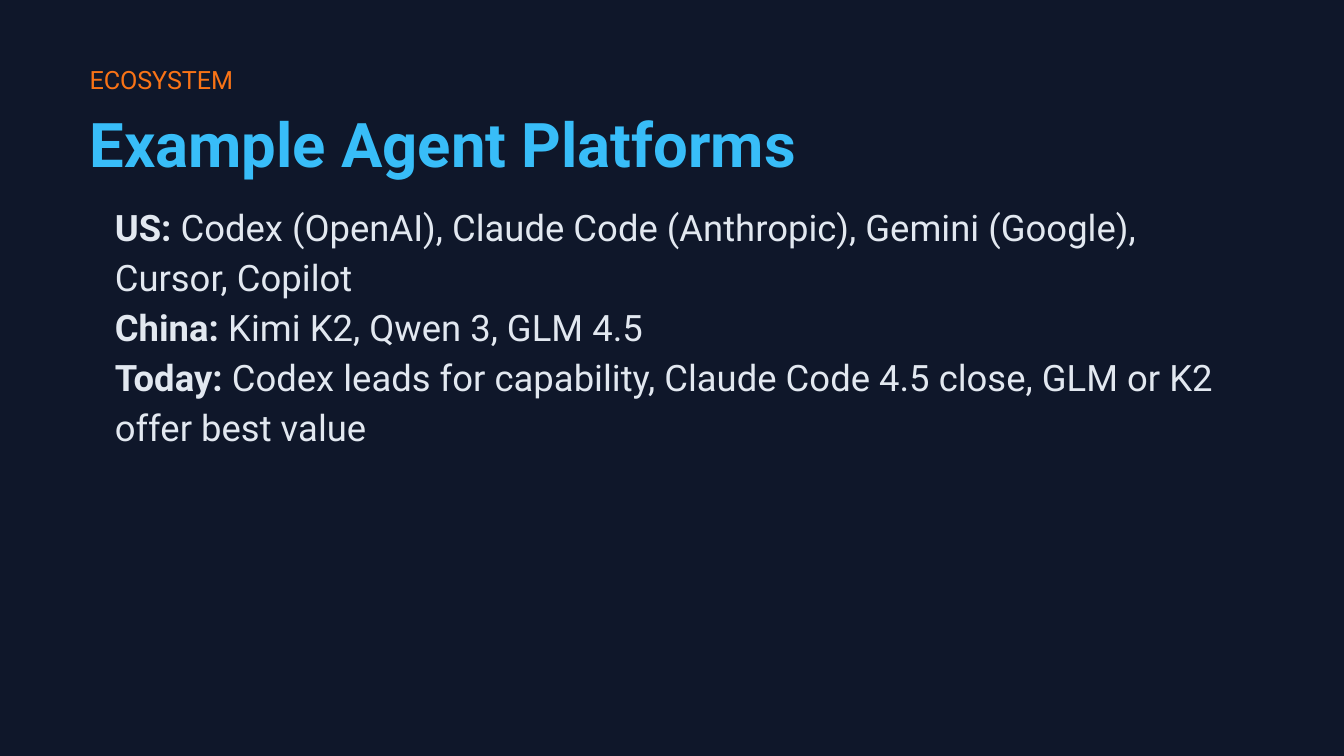
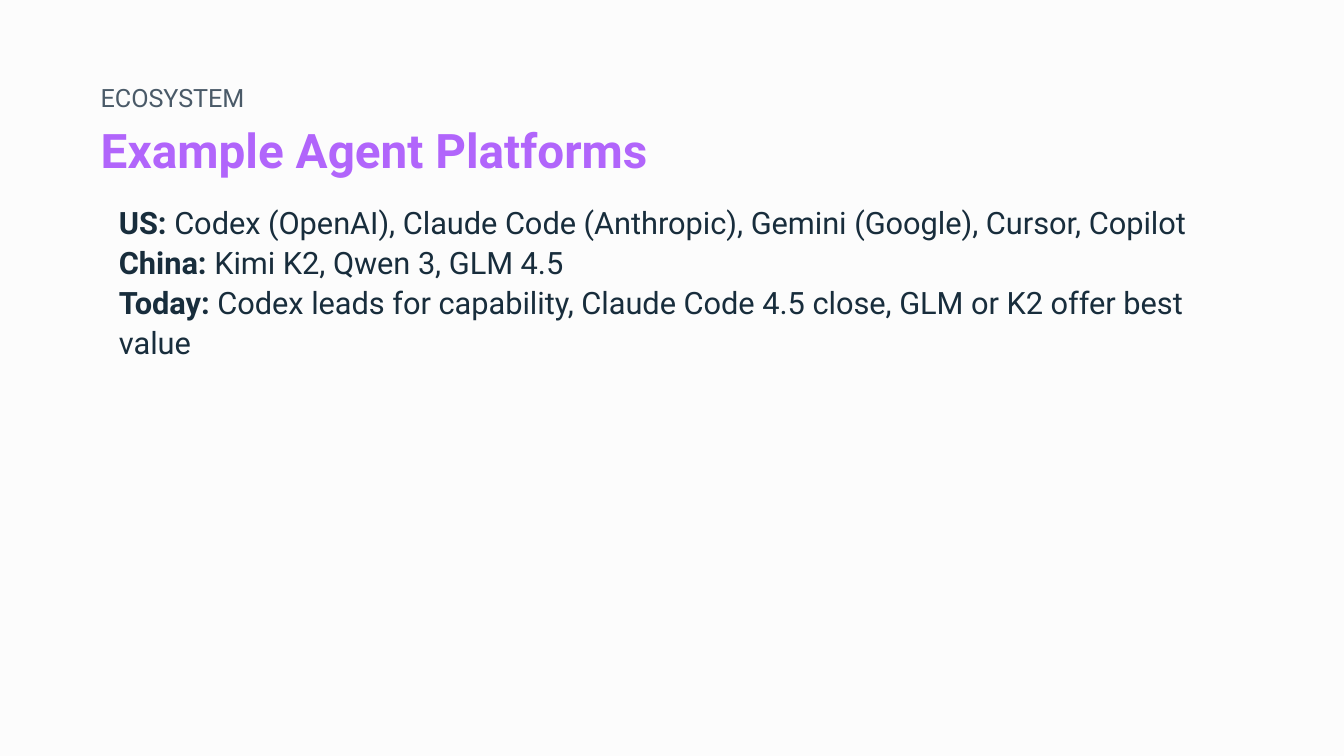
Before and after one commit to shanelindsay/agentic-r, a slide deck: slide 7 of slides-new/Agentic-AI-Agent-Talk.pptx. Drawn at 1344x756 pixels with LibreOffice and Linux fonts; fonts in the diff are those of the drawing. Boxes give left, top, right and bottom in pixels: in the first picture for what was removed or moved away, otherwise in the second. Text is boxed around its words. In the diff, an @@ line names an element or a change of style, - is before the commit and + after.

```diff
--- a/slides-new/Agentic-AI-Agent-Talk.pptx
+++ b/slides-new/Agentic-AI-Agent-Talk.pptx
@@ background #0F172A to #FCFCFC @@
@@ text "ECOSYSTEM": place and size @@
-text "ECOSYSTEM" at [90,71,234,90]
+text "ECOSYSTEM" at [101,89,245,108]
@@ text "ECOSYSTEM" at [101,89,245,108]: text colour #F97316 to #4A5A68; line spacing 19.2pt to 18.2pt @@
@@ text "Example Agent Platforms": place and size @@
-text "Example Agent Platforms" at [90,120,796,180]
+text "Example Agent Platforms" at [101,132,647,178]
@@ text "Example Agent Platforms" at [101,132,647,178]: size 33 to 25.5 pt, text colour #38BDF8 to #B165FB @@
@@ text "US: Codex (OpenAI), Claude Code ..." at [119,209,1186,355]: size 19.5 to 16.5 pt, text colour #E2E8F0 to #182D3C; indent changed; line spacing 26.9pt to 21.4pt @@
```
Also in this commit, not shown: 20 other slides changed, 52 other files.
